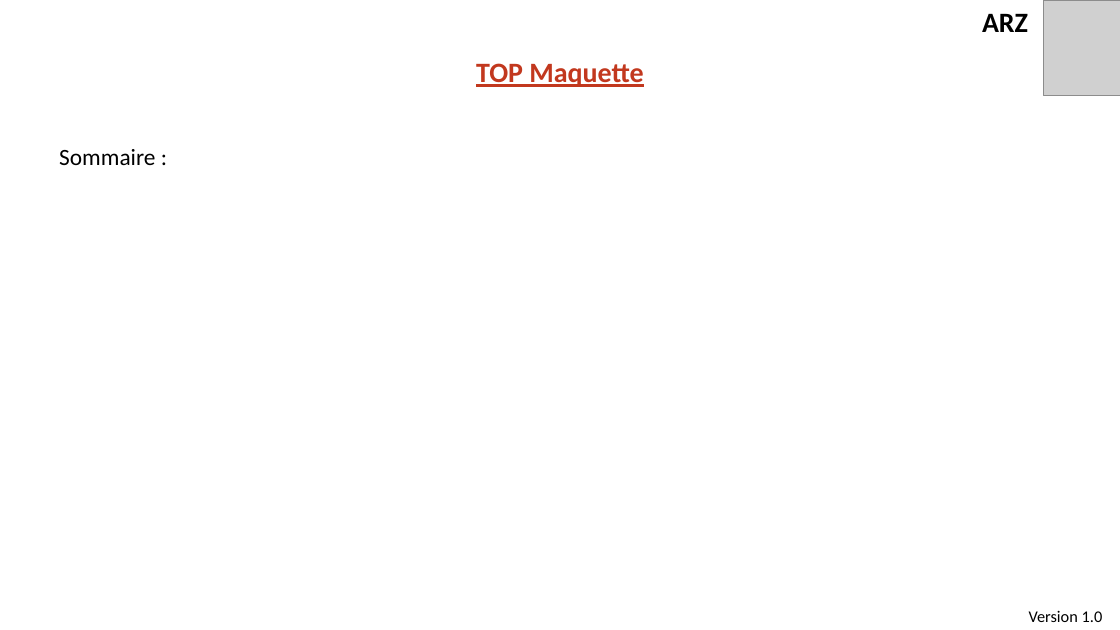
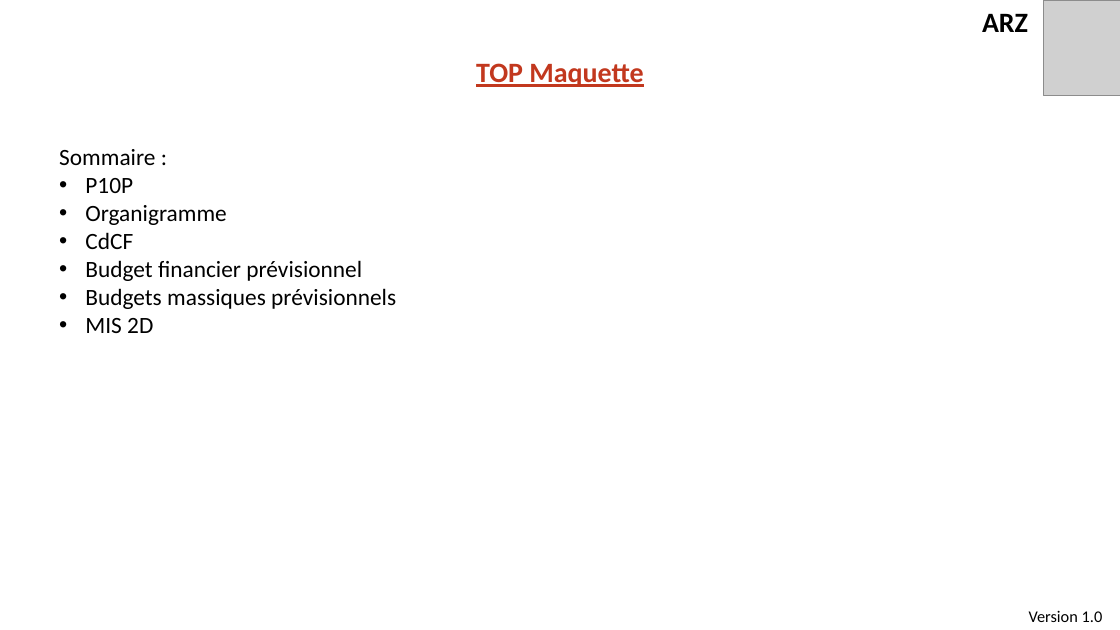
Before and after one commit to EOSCogniton/STUF-2020, a slide deck: slide 2 of AB_TOPs/02_Top_Maquette/Top_Maquette_V2.0.pptx. Drawn at 1120x630 pixels with LibreOffice and Linux fonts; fonts in the diff are those of the drawing; grey boxes stand for pictures; background and template pictures are left out. Boxes give left, top, right and bottom in pixels: in the first picture for what was removed or moved away, otherwise in the second. Text is boxed around its words. In the diff, an @@ line names an element or a change of style, - is before the commit and + after.

Commit message:
TM

```diff
--- a/AB_TOPs/02_Top_Maquette/Top_Maquette_V2.0.pptx
+++ b/AB_TOPs/02_Top_Maquette/Top_Maquette_V2.0.pptx
@@ text at box(85, 178, 396, 333): paragraphs added @@
+• P10P
+• Organigramme
+• CdCF
+• Budget financier prévisionnel
+• Budgets massiques prévisionnels
+• MIS 2D
```
Also in this commit, not shown: 4 other slides changed.
